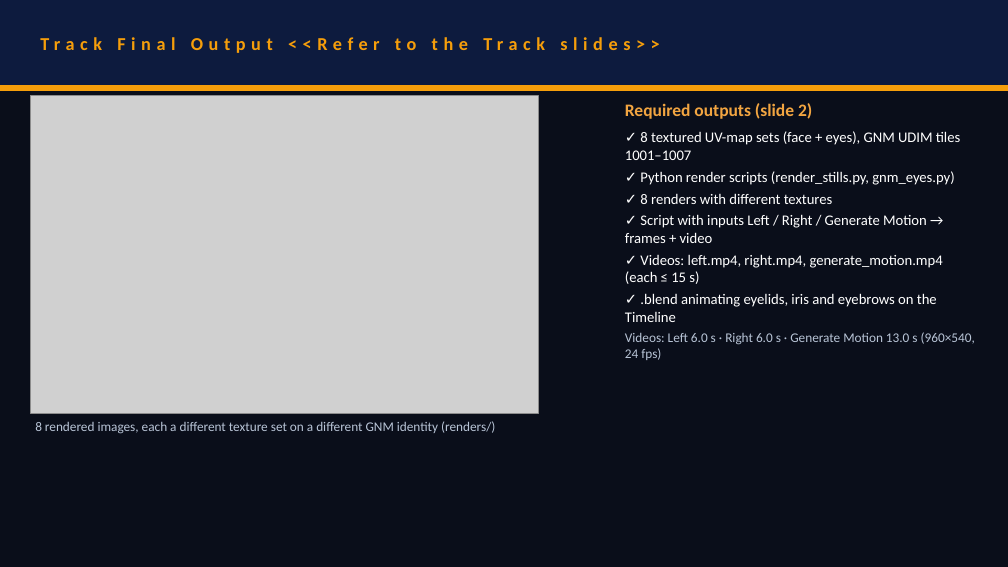
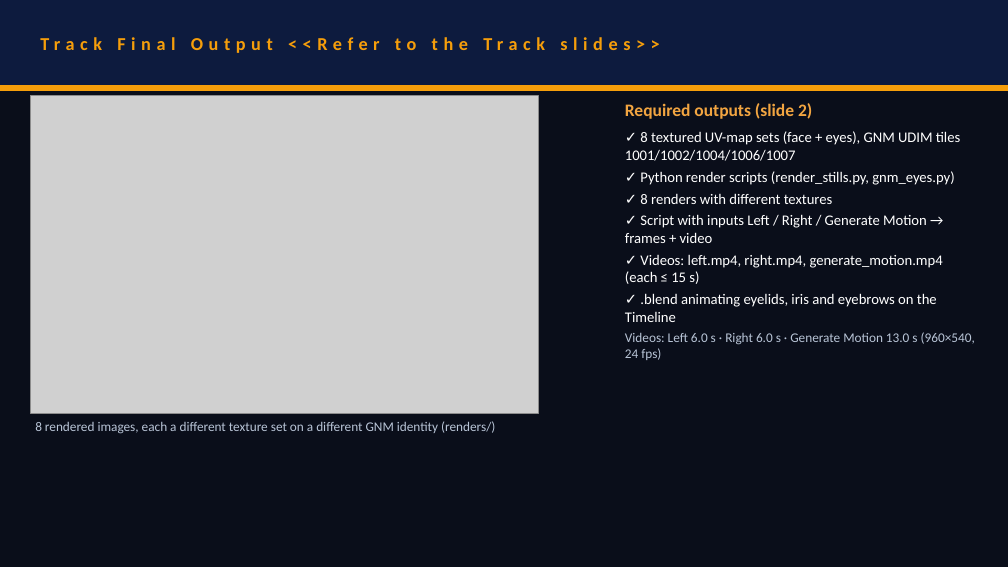
Before and after one commit to YuvarajSYali-developer/GazeForge, a slide deck: slide 5 of docs/GazeForge_Track1_Submission.pptx. Drawn at 1008x567 pixels with LibreOffice and Linux fonts; fonts in the diff are those of the drawing; grey boxes stand for pictures. Boxes give left, top, right and bottom in pixels: in the first picture for what was removed or moved away, otherwise in the second. Text is boxed around its words. In the diff, an @@ line names an element or a change of style, - is before the commit and + after.

Commit message:
Final: Generate Motion video, demo and slides from the final renders; blends without unused cornea tiles

```diff
--- a/docs/GazeForge_Track1_Submission.pptx
+++ b/docs/GazeForge_Track1_Submission.pptx
@@ text at [625,131,960,161]: text changed @@
-✓ 8 textured UV-map sets (face + eyes), GNM UDIM tiles 1001–1007
+✓ 8 textured UV-map sets (face + eyes), GNM UDIM tiles 1001/1002/1004/1006/1007
```
Also in this commit, not shown: 6 other files.
